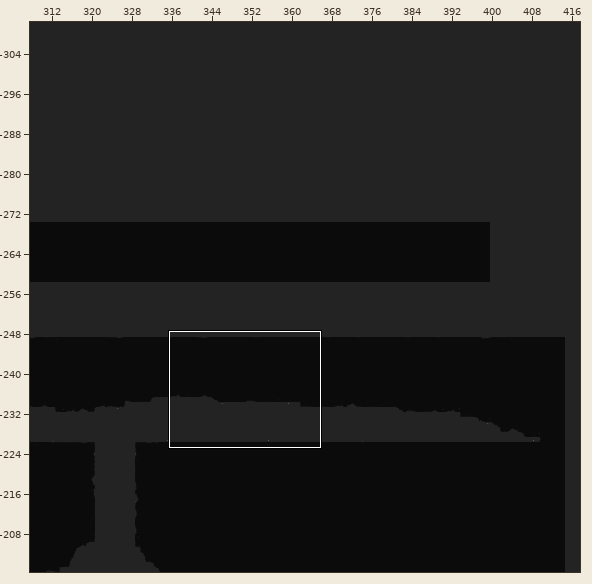
Two versions of a level (Tiled map, Assets/SuperTiled2Unity/Import/Overworld.tmx). The first picture is a wide view before the edit; the outline marks the close-up.
Close-up. The starting point:
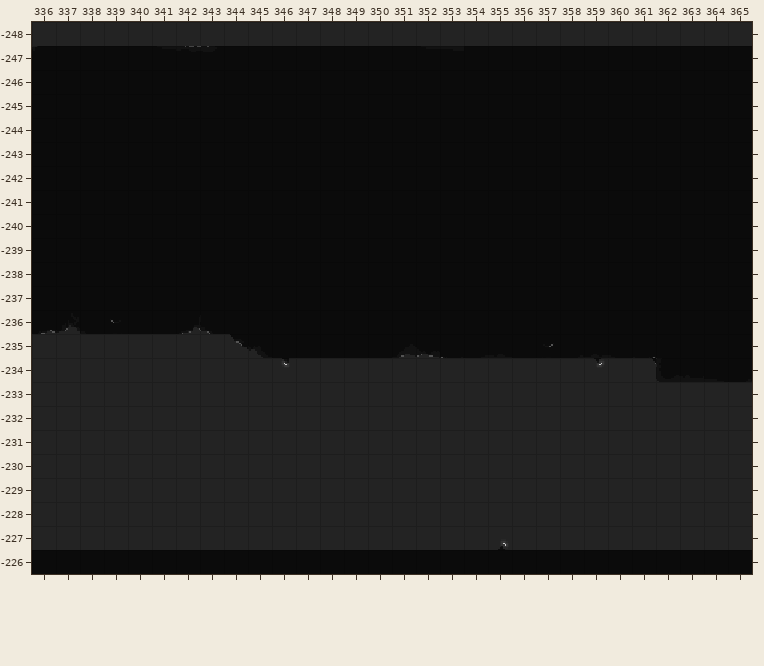
Cells are 16x16 px. Shown: x 336..365, y -248..-226. The commit also changed other parts of the map, which this record leaves out.
New version:
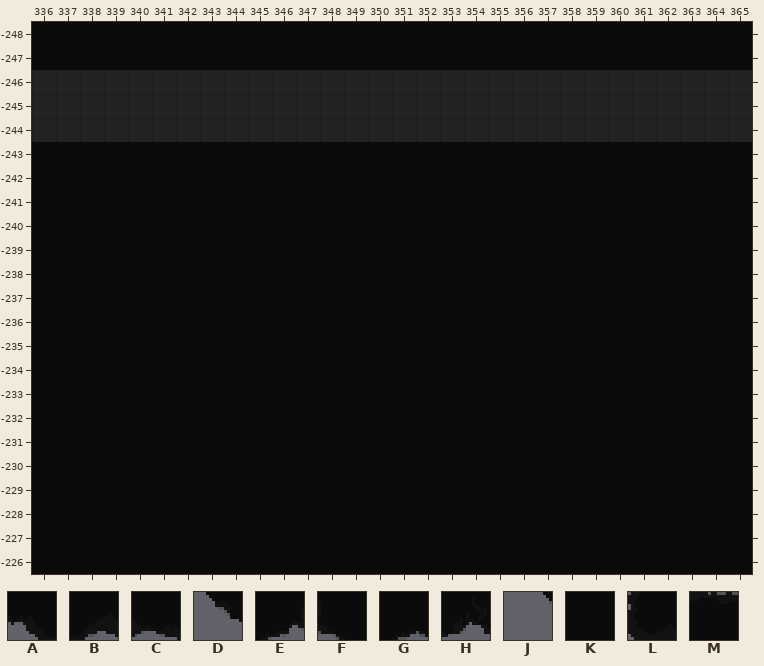
Key: from "Updated Dark Basic Set": A 4, B 5, C 6, D 22 turned 180, E 46, F 47, G 49, H 50, J 70, K 222, L 243, M 287.
_ is an empty cell.
From old to new:
Layer "Ground with Collider_0":
Tile A becomes tile K in row -235 at x 345.
Tile B becomes tile K in row -235 at x 351.
Tile C becomes tile K in row -235 at x 352.
Tile D becomes tile K in row -235 at x 344.
Tile E becomes tile K in row -236 at x 342.
Tile F becomes tile K in row -236 at x 343.
Tile G becomes tile K in row -236 at x 336.
Tile H becomes tile K in row -236 at x 337.
Tile J becomes tile K in row -234 at x 361.
Tile L becomes tile K in row -234 at x 362.
Tile M becomes tile K in row -247 at x 342.
The author put tile K in row -248 at x 336 to 365; in row -235 at x 336 to 343; in row -234 at x 336 to 360; in rows -233 to -227 at x 336 to 365.
The edit erases tile K in rows -246 to -244 at x 336 to 365.
